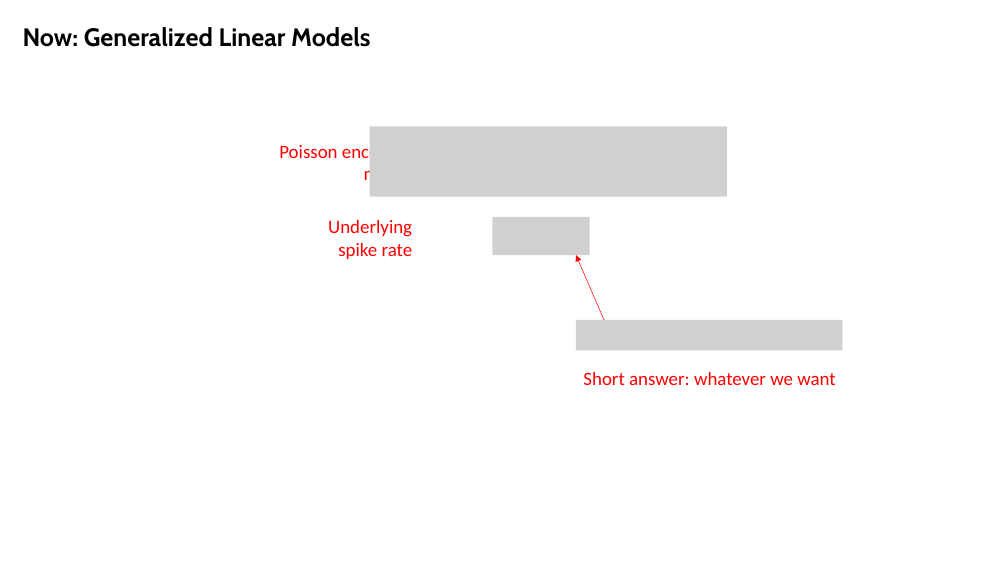
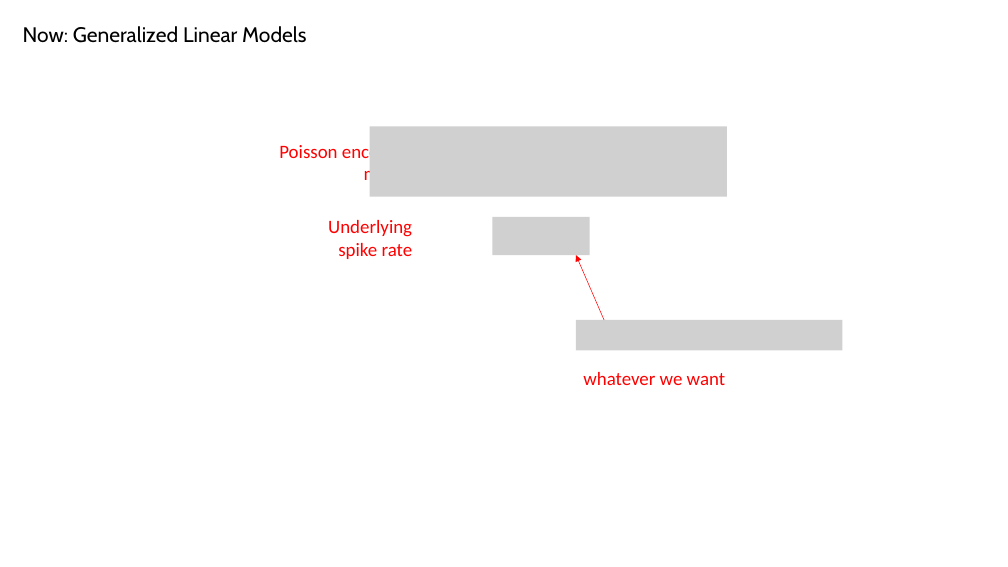
Before and after one commit to SaberaTalukder/Chen_Institute_DataSAI_for_Neuroscience, a slide deck: slide 21 of 07_06_22_day2_dynamical_time_series/slides/day2_practical.pptx (slide 17 before the commit). Drawn at 1008x567 pixels with LibreOffice and Linux fonts; fonts in the diff are those of the drawing; grey boxes stand for pictures. Boxes give left, top, right and bottom in pixels: in the first picture for what was removed or moved away, otherwise in the second. Text is boxed around its words. In the diff, an @@ line names an element or a change of style, - is before the commit and + after.

```diff
--- a/07_06_22_day2_dynamical_time_series/slides/day2_practical.pptx
+++ b/07_06_22_day2_dynamical_time_series/slides/day2_practical.pptx
@@ text "Now: Generalized Linear Models" at box(23, 26, 306, 43): size 24 to 20 pt, bold off @@
@@ text at box(583, 372, 725, 385): text changed @@
-Short answer: whatever we want
+whatever we want
```
Also in this commit, not shown: 13 other slides changed, 4 slides added, 2 other files.
